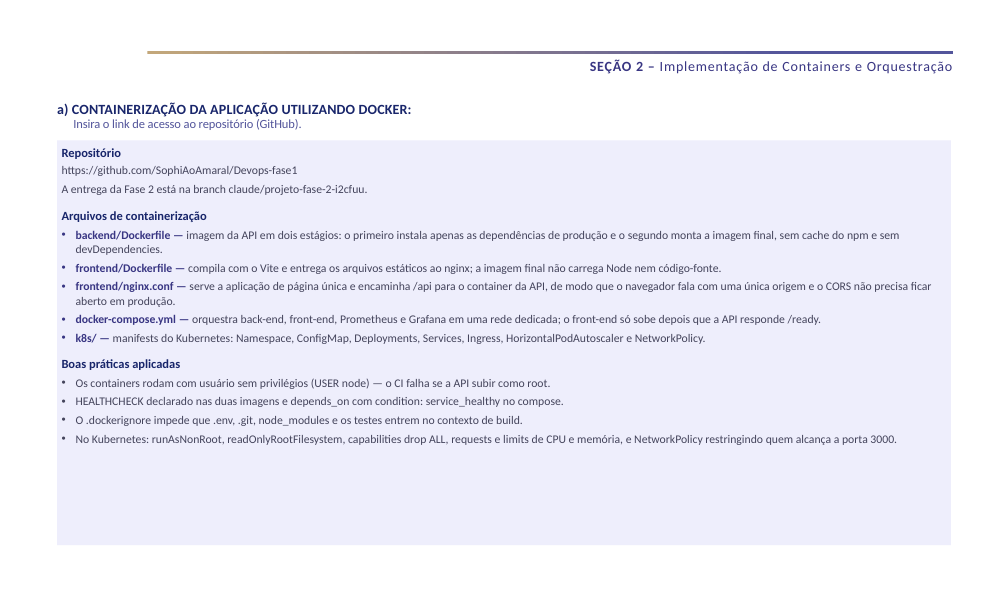
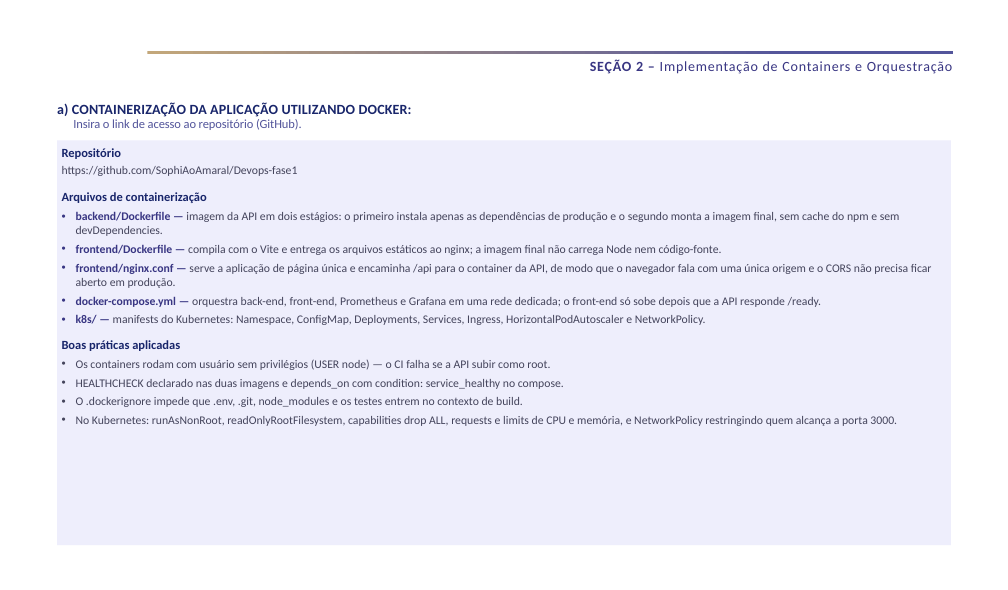
Before and after one commit to SophiAoAmaral/Devops-fase1, a slide deck: slide 6 of docs/Fase_2_DevOps_na_Pratica_PetHub.pptx. Drawn at 1008x590 pixels with LibreOffice and Linux fonts; fonts in the diff are those of the drawing; background and template pictures are left out. Boxes give left, top, right and bottom in pixels: in the first picture for what was removed or moved away, otherwise in the second. Text is boxed around its words. In the diff, an @@ line names an element or a change of style, - is before the commit and + after.

```diff
--- a/docs/Fase_2_DevOps_na_Pratica_PetHub.pptx
+++ b/docs/Fase_2_DevOps_na_Pratica_PetHub.pptx
@@ text at box(62, 185, 368, 195): paragraph removed @@
-A entrega da Fase 2 está na branch claude/projeto-fase-2-i2cfuu.
```
Also in this commit, not shown: 1 other slide changed.
